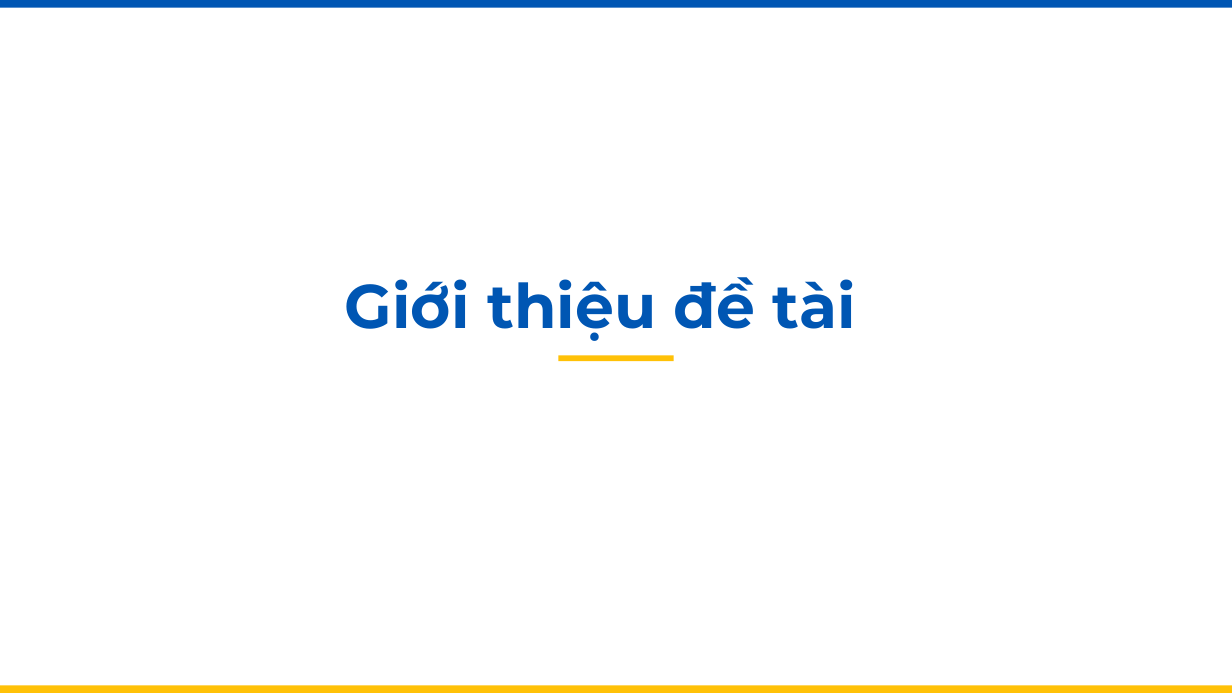
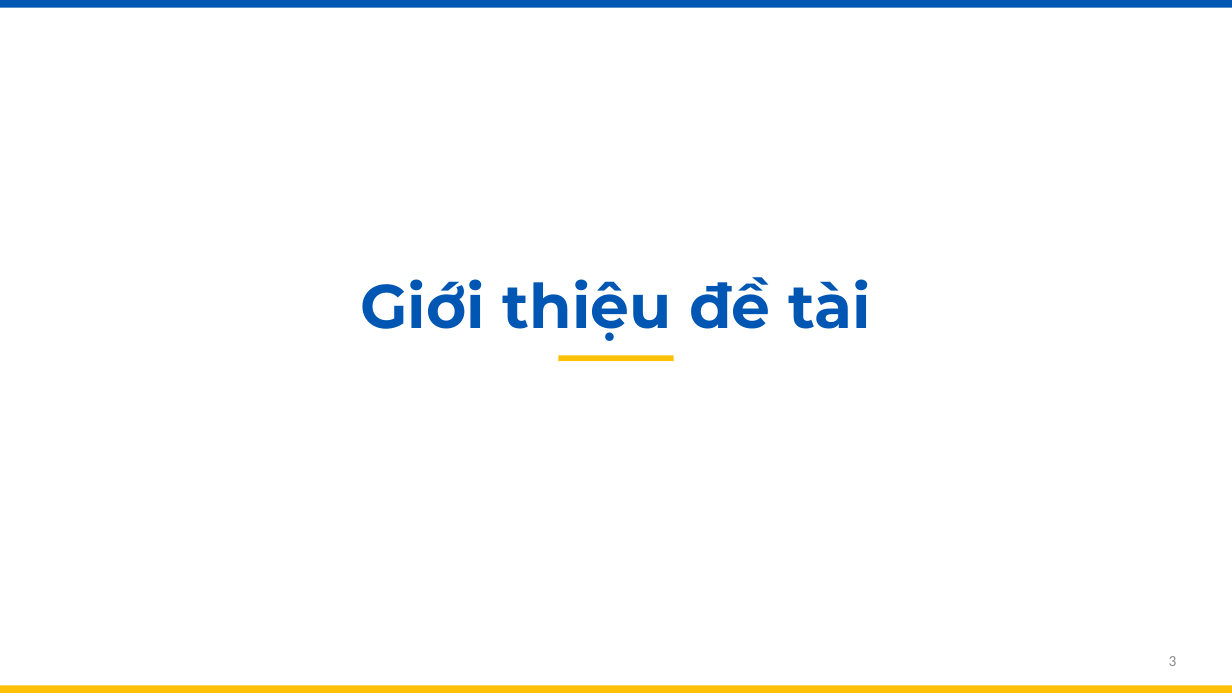
Before and after one commit to thuankhangho/btl-cloud, a slide deck: slide 3 of Phát hiện đối tượng có thể mở rộng với YOLOv5.pptx. Drawn at 1232x693 pixels with LibreOffice and Linux fonts; fonts in the diff are those of the drawing. Boxes give left, top, right and bottom in pixels: in the first picture for what was removed or moved away, otherwise in the second. Text is boxed around its words. In the diff, an @@ line names an element or a change of style, - is before the commit and + after.

```diff
--- a/Phát hiện đối tượng có thể mở rộng với YOLOv5.pptx
+++ b/Phát hiện đối tượng có thể mở rộng với YOLOv5.pptx
@@ text "Giới thiệu đề tài": place and size @@
-text "Giới thiệu đề tài" at [345, 277, 856, 341]
+text "Giới thiệu đề tài" at [360, 277, 871, 341]
@@ page number added at [1169, 656, 1177, 666], 12 pt, text #8C8C8C @@
+3
```
Also in this commit, not shown: 34 other slides changed, 2 slides removed, 4 other files.
